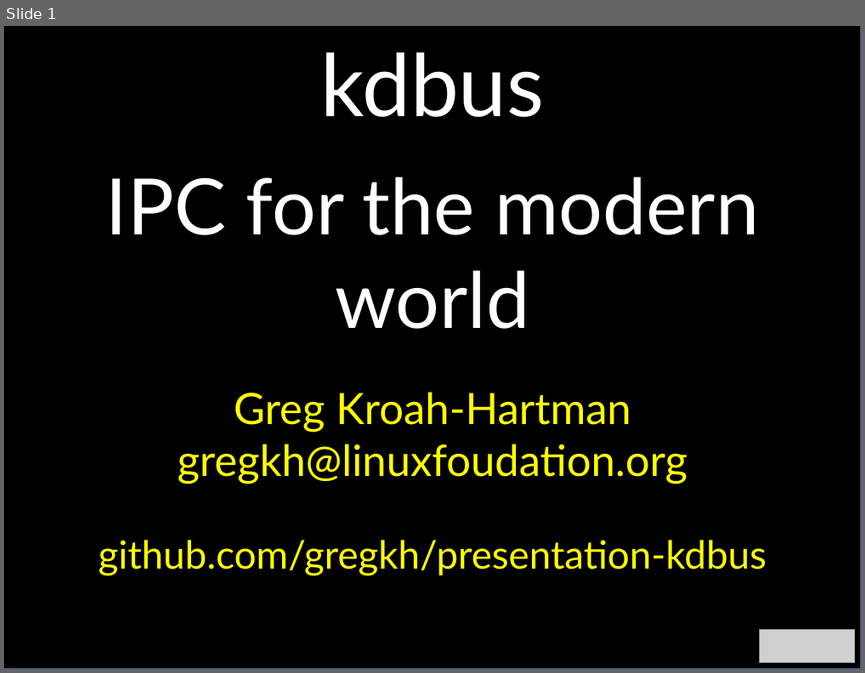
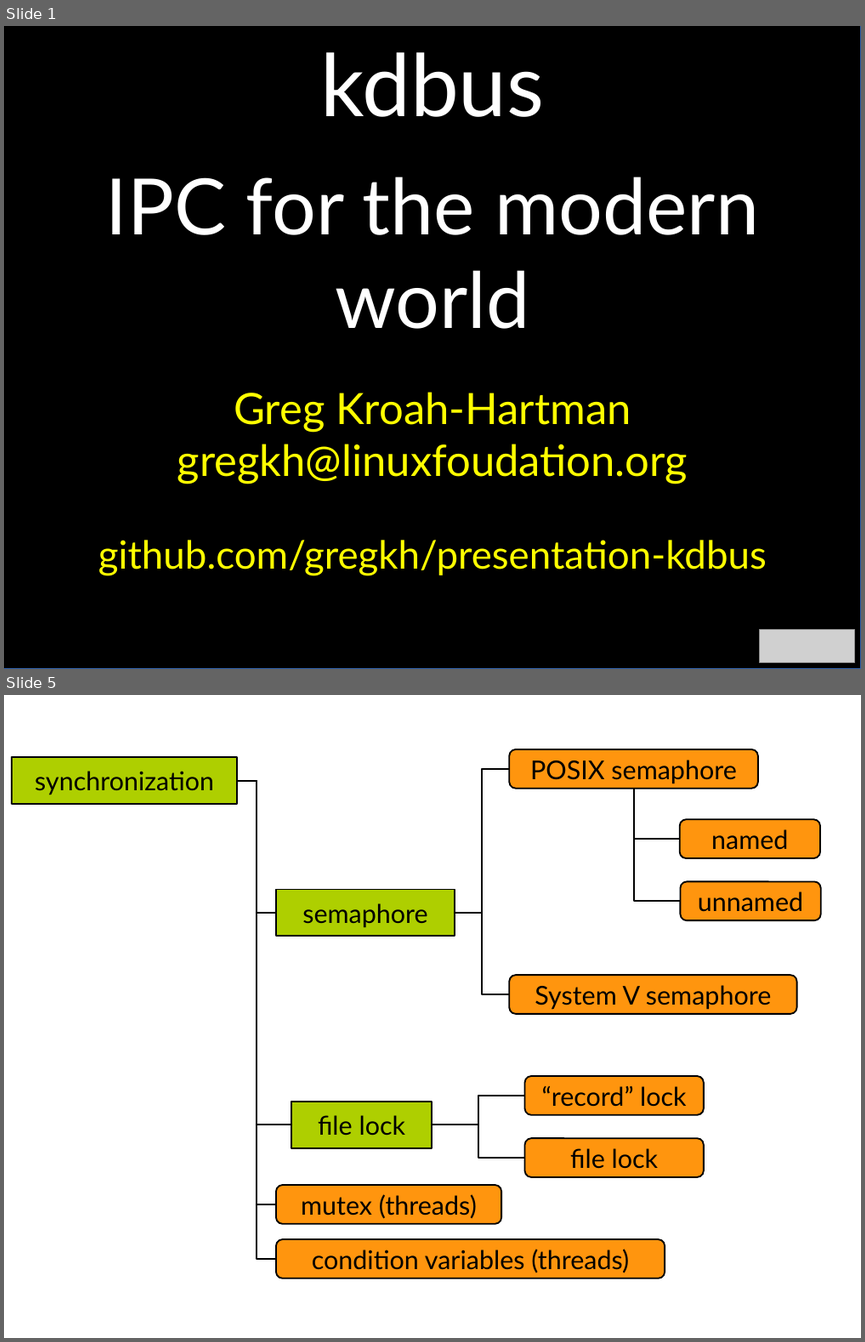
Before and after one commit to gregkh/presentation-kdbus, a slide deck: kdbus.odp. Shown one above the other, each under a label of ours: slide 1 before the commit, slides 1 and 5 after it; the slides between them are not shown. The pictures are 865x673 and 865x1342 pixels, drawn with LibreOffice and Linux fonts; fonts in the diff are those of the drawing; grey boxes stand for pictures. Boxes give left, top, right and bottom in pixels: in the first picture for what was removed or moved away, otherwise in the second. Text is boxed around its words. In the diff, an @@ line names an element or a change of style, - is before the commit and + after.

```diff
--- a/kdbus.odp
+++ b/kdbus.odp
@@ slide 5 added at bbox=[4, 695, 861, 1338], background #FFFFFF @@
@@ rectangle added at bbox=[12, 757, 237, 804], fill #AECF00, outline #000000 1.45 pt, 24 pt, text #000000 @@
+synchronization
@@ elbow line added from (455, 913) to (510, 769), #000000 1.45 pt @@
@@ rounded rectangle added at bbox=[510, 749, 758, 789], fill #FF950E, outline #000000 1.45 pt, 24 pt, text #000000 @@
+POSIX semaphore
@@ elbow line added from (237, 781) to (276, 913), #000000 1.45 pt @@
@@ elbow line added from (237, 781) to (276, 1204), #000000 1.45 pt @@
@@ elbow line added from (237, 781) to (276, 1259), #000000 1.45 pt @@
@@ elbow line added from (237, 781) to (291, 1125), #000000 1.45 pt @@
@@ elbow line added from (634, 789) to (681, 901), #000000 1.45 pt @@
@@ elbow line added from (634, 789) to (680, 839), #000000 1.45 pt @@
@@ rounded rectangle added at bbox=[680, 819, 820, 858], fill #FF950E, outline #000000 1.45 pt, 24 pt, text #000000 @@
+named
@@ rectangle added at bbox=[276, 890, 455, 936], fill #AECF00, outline #000000 1.45 pt, 24 pt, text #000000 @@
+semaphore
@@ rounded rectangle added at bbox=[681, 882, 821, 920], fill #FF950E, outline #000000 1.45 pt, 24 pt, text #000000 @@
+unnamed
@@ elbow line added from (455, 913) to (510, 994), #000000 1.45 pt @@
@@ rounded rectangle added at bbox=[510, 975, 797, 1014], fill #FF950E, outline #000000 1.45 pt, 24 pt, text #000000 @@
+System V semaphore
@@ rounded rectangle added at bbox=[525, 1076, 704, 1115], fill #FF950E, outline #000000 1.45 pt, 24 pt, text #000000 @@
+“record” lock
@@ rectangle added at bbox=[291, 1101, 432, 1148], fill #AECF00, outline #000000 1.45 pt, 24 pt, text #000000 @@
+file lock
@@ elbow line added from (432, 1125) to (525, 1095), #000000 1.45 pt @@
@@ elbow line added from (432, 1125) to (525, 1157), #000000 1.45 pt @@
@@ rounded rectangle added at bbox=[525, 1138, 704, 1177], fill #FF950E, outline #000000 1.45 pt, 24 pt, text #000000 @@
+file lock
@@ rounded rectangle added at bbox=[276, 1185, 501, 1224], fill #FF950E, outline #000000 1.45 pt, 24 pt, text #000000 @@
+mutex (threads)
@@ rounded rectangle added at bbox=[276, 1239, 664, 1278], fill #FF950E, outline #000000 1.45 pt, 24 pt, text #000000 @@
+condition variables (threads)
```
Also in this commit, not shown: 4 other slides added, 4 other files.
